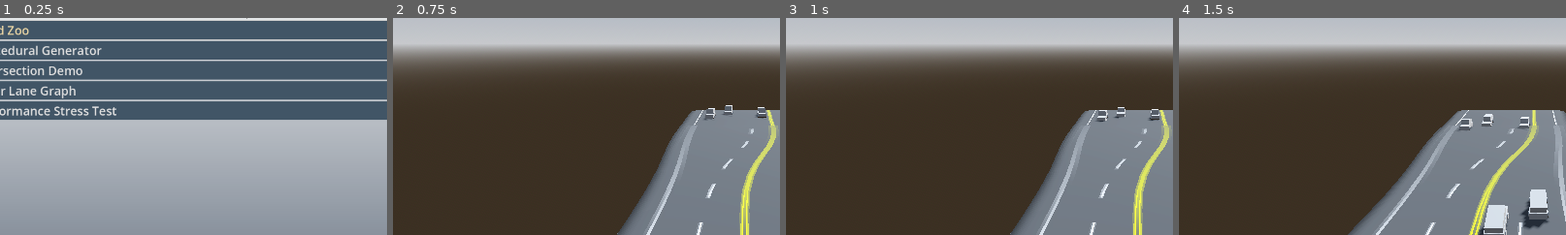
Above: before the commit, frames 1-4 (left to right).
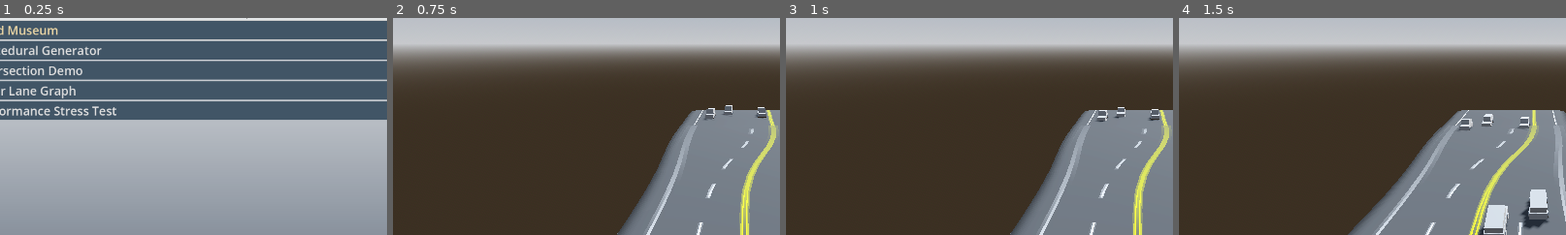
Above: after the commit, the same moments.

Repository: TheDuckCow/godot-road-generator
Game: Godot game, scene res://road_demos/demo_menu.tscn
Same seed, same stepped clock (60 frames per second), same inputs: the game is played once before the commit and once after it.
Inputs (mouse positions are % of the whole screen's width and height, from its top left):
- Up to frame 1 (0.25 s): no input
- Up to frame 2 (0.75 s): click (50, 19) at 0.5 s, where only the run before the commit has a clickable "Road Zoo"
- Up to frame 3 (1 s): no input
- Up to frame 4 (1.5 s): tap Enter at 1.25 s; move the mouse to (72, 45) at 1.27 s; hold Right (ui_right) from 1.28 s (still down); hold Shift from 1.28 s (still down); click (72, 45) at 1.42 s
The pictures show only the part of the screen within x 5-55%, y 16-66%; the shares and areas given below are measured in that part.

The runs differ from the first frame. In frame 1, 0.3% of the frame differs, in the area x 2-16%, y 3-9%; in frame 2, nothing differs; in frame 3, nothing differs; in frame 4, nothing differs.

Commit message:
Rename the Zoo to be Museum which is more fitting.

Diff:
--- a/road_demos/demo_menu.tscn
+++ b/road_demos/demo_menu.tscn
@@ -20,7 +20,7 @@
 grow_vertical = 2
 theme = ExtResource("1_nvna4")
 script = ExtResource("2_22uuf")
-demo_scenes = Array[String](["res://road_demos/road_zoo/road_zoo.tscn", "res://road_demos/procedural_gen …(218 unchanged characters)…
+demo_scenes = Array[String](["res://road_demos/road_museum/road_museum.tscn", "res://road_demos/procedural_gen …(218 unchanged characters)…
 
 [node name="graident" type="TextureRect" parent="."]
 layout_mode = 1
--- a/road_demos/road_zoo/road_zoo.tscn
+++ b/road_demos/road_museum/road_museum.tscn
@@ -1,7 +1,7 @@
-[gd_scene load_steps=23 format=3 uid="uid://dtdqpwngpuys0"]
+[gd_scene load_steps=22 format=3 uid="uid://dtdqpwngpuys0"]
 
 [ext_resource type="Theme" uid="uid://bos557pj10dx8" path="res://road_demos/demo_resources/demo_ui.theme" id="1_5ogp4"]
-[ext_resource type="Script" path="res://road_demos/road_zoo/zoo_camera.gd" id="1_510rr"]
+[ext_resource type="Script" path="res://road_demos/road_museum/sidescroll_camera.gd" id="1_510rr"]
 [ext_resource type="PackedScene" uid="uid://de542wwer561r" path="res://road_demos/demo_resources/demo_ui_common.tscn" id="1_q0j0e"]
 [ext_resource type="Script" path="res://addons/road-generator/nodes/road_manager.gd" id="1_xlvno"]
 [ext_resource type="Script" path="res://addons/road-generator/nodes/road_container.gd" id="2_pgtsv"]
@@ -15,7 +15,6 @@
 [ext_resource type="Script" path="res://addons/road-generator/nodes/road_intersection.gd" id="10_4oev0"]
 [ext_resource type="PackedScene" uid="uid://btf4eewwb5v7s" path="res://addons/road-generator/custom_containers/splitter_2x2.tscn" id="10_rstb4"]
 [ext_resource type="Script" path="res://addons/road-generator/procgen/intersection_ngon.gd" id="11_hm2jj"]
-[ext_resource type="Material" uid="uid://dpashsuk5lr4x" path="res://addons/road-generator/resources/road_texture.material" id="14_gqxnn"]
 
 [sub_resource type="ProceduralSkyMaterial" id="ProceduralSkyMaterial_nbxyo"]
 sky_horizon_color = Color(0.64625, 0.65575, 0.67075, 1)
@@ -406,18 +405,11 @@
 next_mag = 8.0
 prior_pt_init = NodePath("../RP_004")
 
-[node name="3way_2x2" type="Node3D" parent="RoadManager/ConnectedPrefab" instance=ExtResource("6_uc067")]
+[node name="3way_2x2" parent="RoadManager/ConnectedPrefab" instance=ExtResource("6_uc067")]
 transform = Transform3D(-4.37114e-08, 0, -1, 0, 1, 0, 1, 0, -4.37114e-08, 0, 0, -12)
-script = ExtResource("2_pgtsv")
-create_geo = false
-material_resource = ExtResource("14_gqxnn")
-use_lowpoly_preview = true
-generate_ai_lanes = true
 edge_containers = Array[NodePath]([NodePath("../Dynamic"), NodePath("../Dynamic"), NodePath("../3way_2x2b")])
 edge_rp_targets = Array[NodePath]([NodePath("../Dynamic/RP_006"), NodePath("RP_002"), NodePath("RP_003")])
 edge_rp_target_dirs = Array[int]([0, 0, 1])
-edge_rp_locals = Array[NodePath]([NodePath("RP_001"), NodePath("RP_002"), NodePath("RP_003")])
-edge_rp_local_dirs = Array[int]([1, 0, 1])
 
 [node name="3way_2x2b" parent="RoadManager/ConnectedPrefab" instance=ExtResource("6_uc067")]
 transform = Transform3D(-4.37114e-08, 0, 1, 0, 1, 0, -1, 0, -4.37114e-08, 0, 0, -44)
Renamed: road_demos/road_zoo/zoo_camera.gd -> road_demos/road_museum/sidescroll_camera.gd
Renamed: road_demos/road_zoo/test_scene.gd -> road_demos/road_museum/test_scene.gd
Not shown, added: road_demos/road_museum/readme.md
